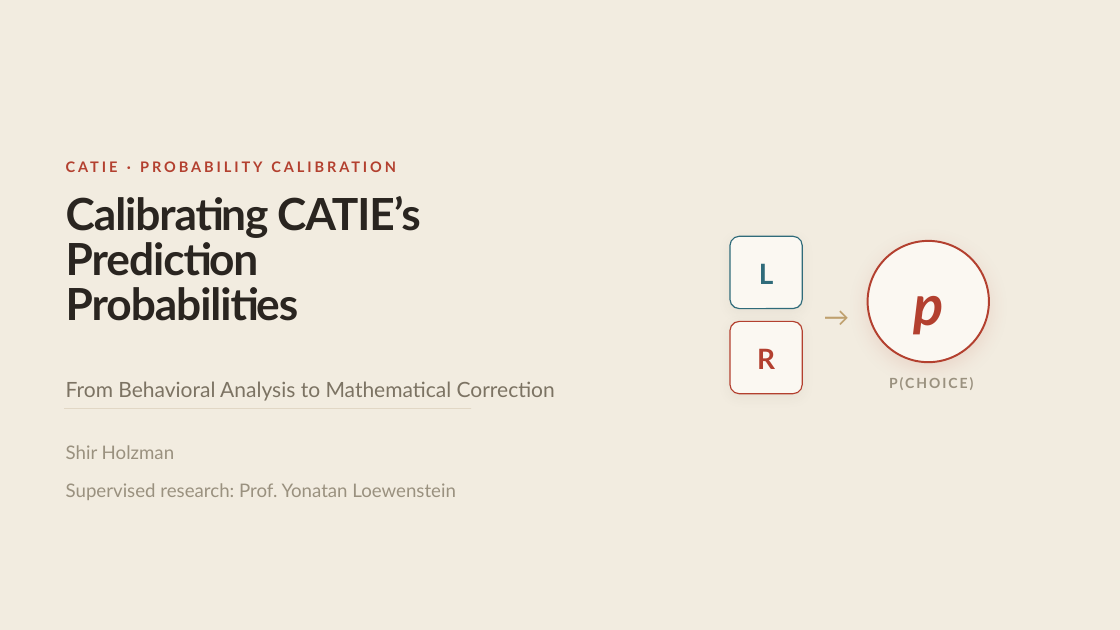
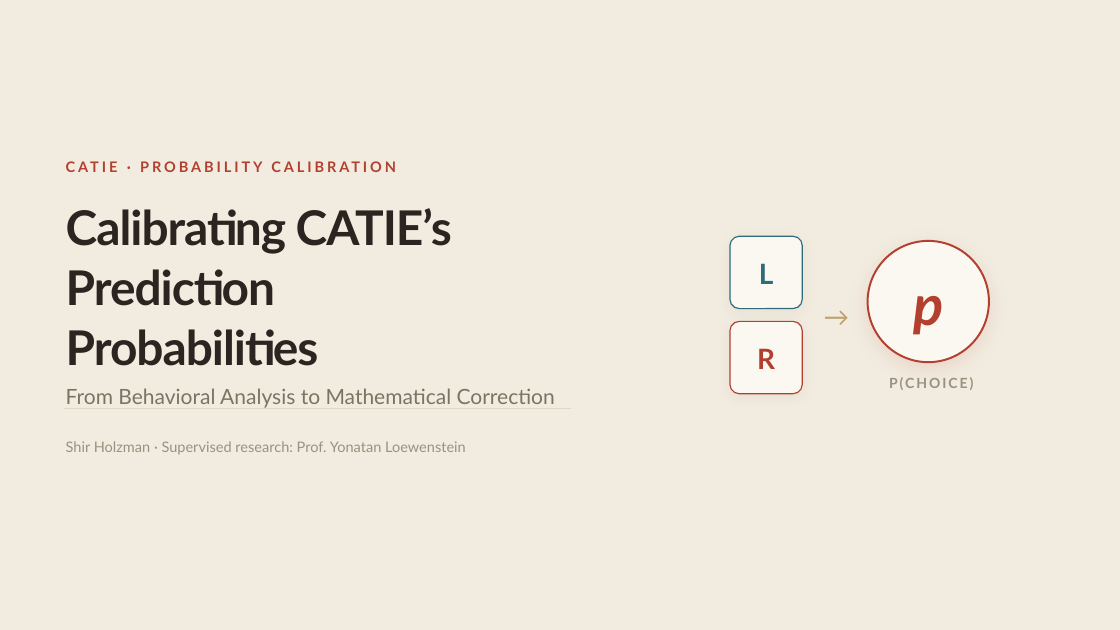
Before and after one commit to ShirHolzman/Amirim-Research, a slide deck: slide 1 of Amirim-Presentation.pptx. Drawn at 1120x630 pixels with LibreOffice and Linux fonts; fonts in the diff are those of the drawing. Boxes give left, top, right and bottom in pixels: in the first picture for what was removed or moved away, otherwise in the second. Text is boxed around its words. In the diff, an @@ line names an element or a change of style, - is before the commit and + after.

```diff
--- a/Amirim-Presentation.pptx
+++ b/Amirim-Presentation.pptx
@@ text "Calibrating CATIE’s Prediction Probabilities" at (x1=66, y1=208, x2=452, y2=366): size 56.9 to 61.5 pt; line spacing 0.85 to 1.05 @@
@@ text "From Behavioral Analysis to Mathematical ..." moved from (x1=66, y1=381, x2=555, y2=401) to (x1=66, y1=388, x2=555, y2=408) @@
@@ rectangle resized from (x1=64, y1=408, x2=472, y2=409) to (x1=64, y1=408, x2=571, y2=409) @@
@@ text at (x1=66, y1=441, x2=466, y2=454): text changed; size 24 to 18.8 pt @@
-Shir Holzman
-Supervised research: Prof. Yonatan Loewenstein
+Shir Holzman · Supervised research: Prof. Yonatan Loewenstein
```
Also in this commit, not shown: 15 other slides changed, 2 slides added, 2 slides removed, 2 other files.
